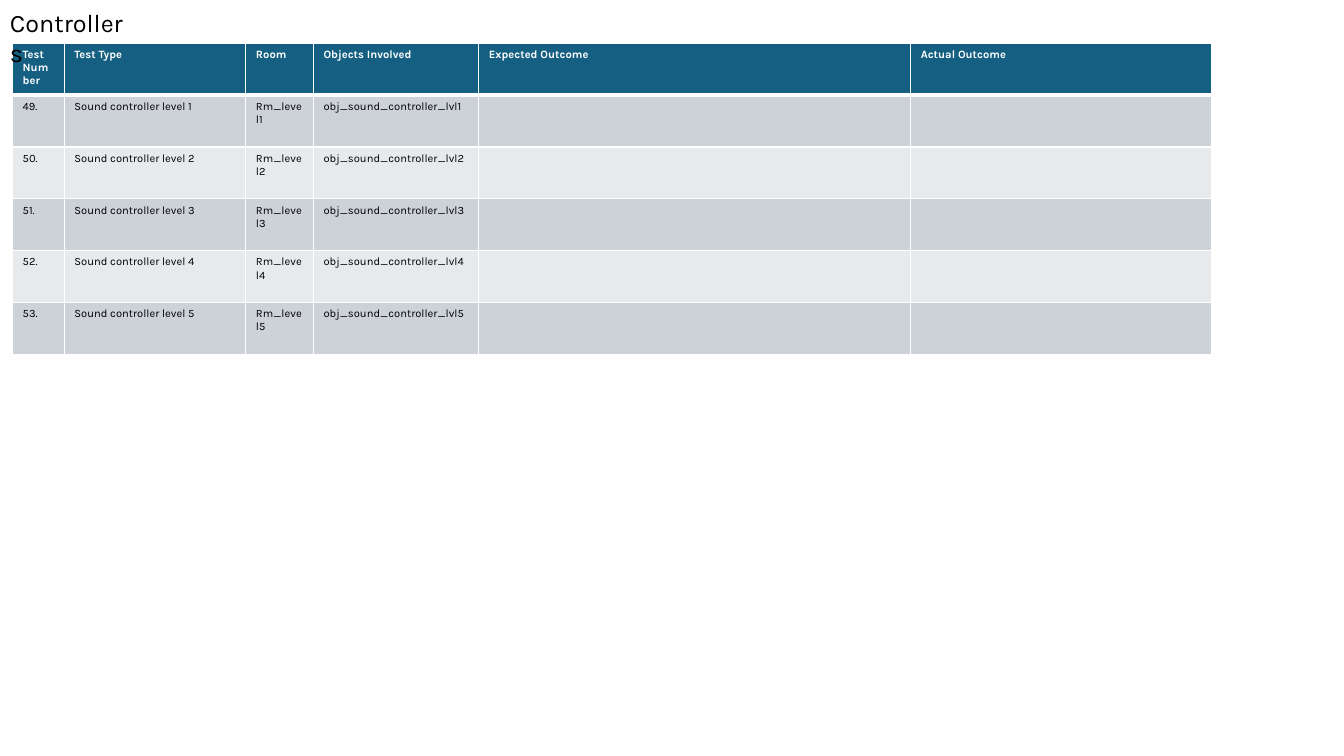
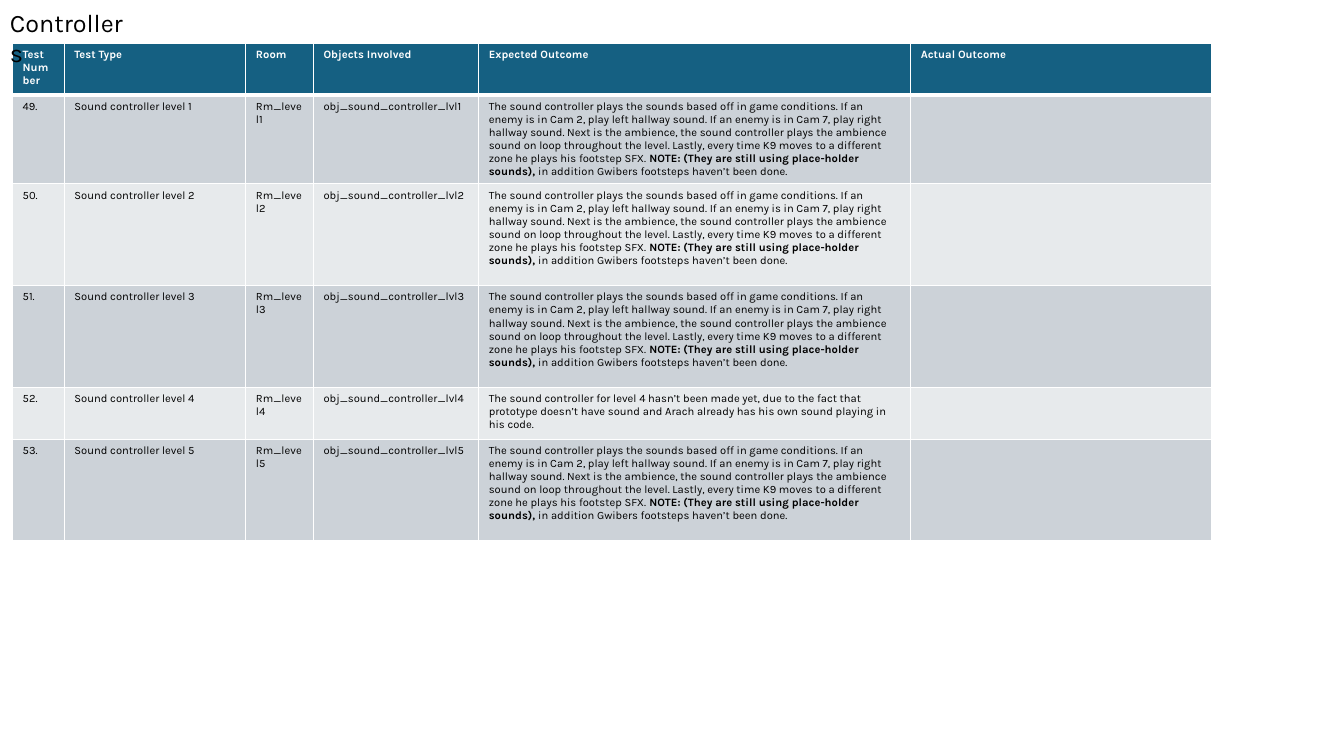
Before and after one commit to QuotedTrain5221/Critical-Failure-3, a slide deck: slide 52 of Logs/Development Log and Alpha Testing.pptx (slide 51 before the commit). Drawn at 1344x756 pixels with LibreOffice and Linux fonts; fonts in the diff are those of the drawing. Boxes give left, top, right and bottom in pixels: in the first picture for what was removed or moved away, otherwise in the second. Text is boxed around its words. In the diff, an @@ line names an element or a change of style, - is before the commit and + after.

```diff
--- a/Logs/Development Log and Alpha Testing.pptx
+++ b/Logs/Development Log and Alpha Testing.pptx
@@ table at <box>13,43,1212,551</box> @@
-row 2, column 5: 
+row 2, column 5: The sound controller plays the sounds based off in game conditions. If an enemy is in Cam 2, play left hallway sound. If an enemy is in Cam 7, play right hallway sound. Next is the ambience, the sound controller plays the ambience sound on loop throughout the level. Lastly, every time K9 moves to a different zone he plays his footstep SFX. NOTE: (They are still using place-holder sounds), in addition Gwibers footsteps haven’t been done.
-row 3, column 5: 
+row 3, column 5: The sound controller plays the sounds based off in game conditions. If an enemy is in Cam 2, play left hallway sound. If an enemy is in Cam 7, play right hallway sound. Next is the ambience, the sound controller plays the ambience sound on loop throughout the level. Lastly, every time K9 moves to a different zone he plays his footstep SFX. NOTE: (They are still using place-holder sounds), in addition Gwibers footsteps haven’t been done.
-row 4, column 5: 
+row 4, column 5: The sound controller plays the sounds based off in game conditions. If an enemy is in Cam 2, play left hallway sound. If an enemy is in Cam 7, play right hallway sound. Next is the ambience, the sound controller plays the ambience sound on loop throughout the level. Lastly, every time K9 moves to a different zone he plays his footstep SFX. NOTE: (They are still using place-holder sounds), in addition Gwibers footsteps haven’t been done.
-row 5, column 5: 
+row 5, column 5: The sound controller for level 4 hasn’t been made yet, due to the fact that prototype doesn’t have sound and Arach already has his own sound playing in his code.
-row 6, column 5: 
+row 6, column 5: The sound controller plays the sounds based off in game conditions. If an enemy is in Cam 2, play left hallway sound. If an enemy is in Cam 7, play right hallway sound. Next is the ambience, the sound controller plays the ambience sound on loop throughout the level. Lastly, every time K9 moves to a different zone he plays his footstep SFX. NOTE: (They are still using place-holder sounds), in addition Gwibers footsteps haven’t been done.
```
Also in this commit, not shown: 5 other slides changed, 27 slides added.
